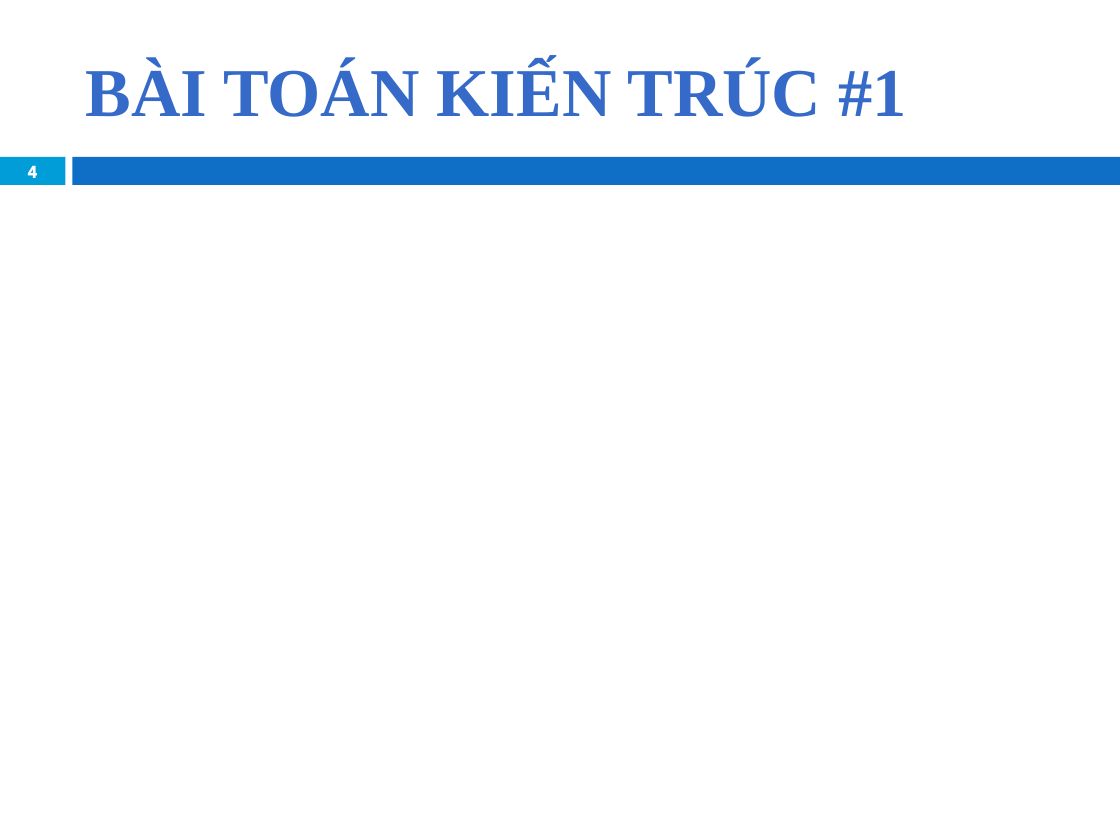
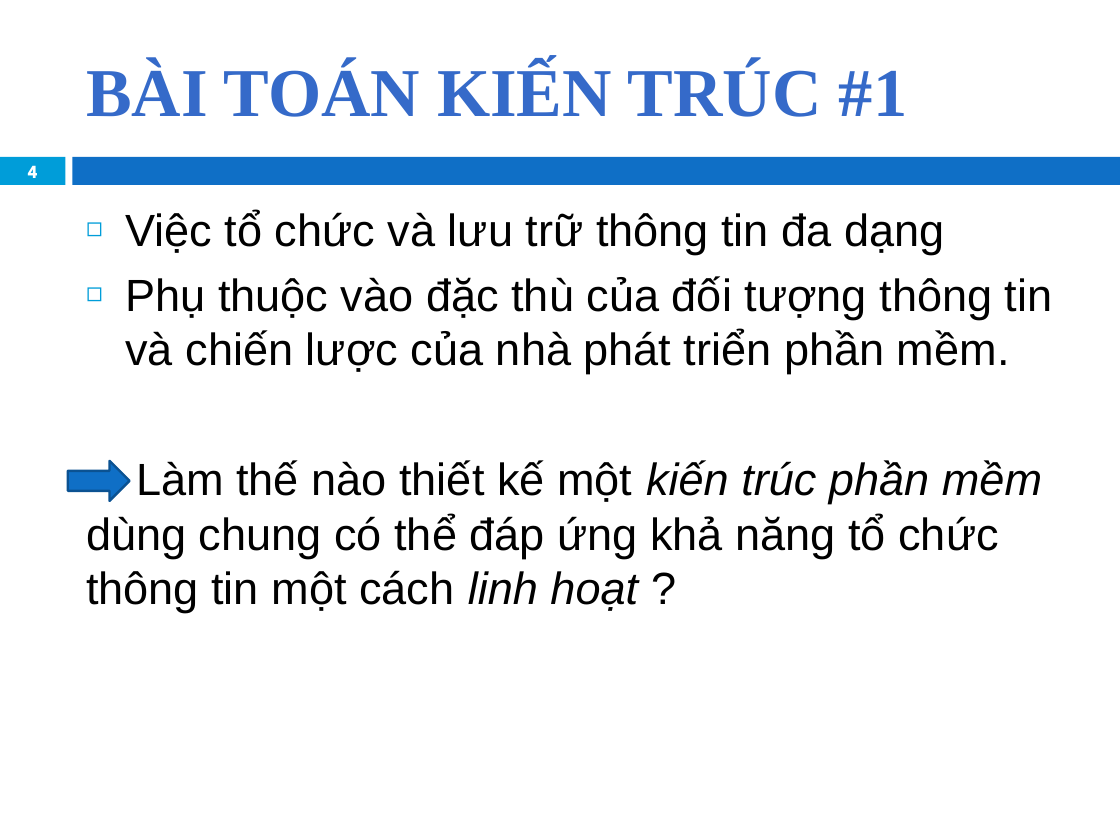
Before and after one commit to khanhduy94/jobzoom, a slide deck: slide 4 of Documents/JobZoom Presentation.pptx. Drawn at 1120x840 pixels with LibreOffice and Linux fonts; fonts in the diff are those of the drawing; background and template pictures are left out. Boxes give left, top, right and bottom in pixels: in the first picture for what was removed or moved away, otherwise in the second. Text is boxed around its words. In the diff, an @@ line names an element or a change of style, - is before the commit and + after.

```diff
--- a/Documents/JobZoom Presentation.pptx
+++ b/Documents/JobZoom Presentation.pptx
@@ text added at (86,211,1053,612), 29 pt, text #000000 @@
+◻ Việc tổ chức và lưu trữ thông tin đa dạng
+◻ Phụ thuộc vào đặc thù của đối tượng thông tin và chiến lược của nhà phát triển phần mềm.
+Làm thế nào thiết kế một kiến trúc phần mềm dùng chung có thể đáp ứng khả năng tổ chức thông tin một cách linh hoạt ?
@@ right arrow added at (68,460,130,501), fill #0F6FC6, outline #0B5292 1.5 pt @@
```
Also in this commit, not shown: 1 slide added.
